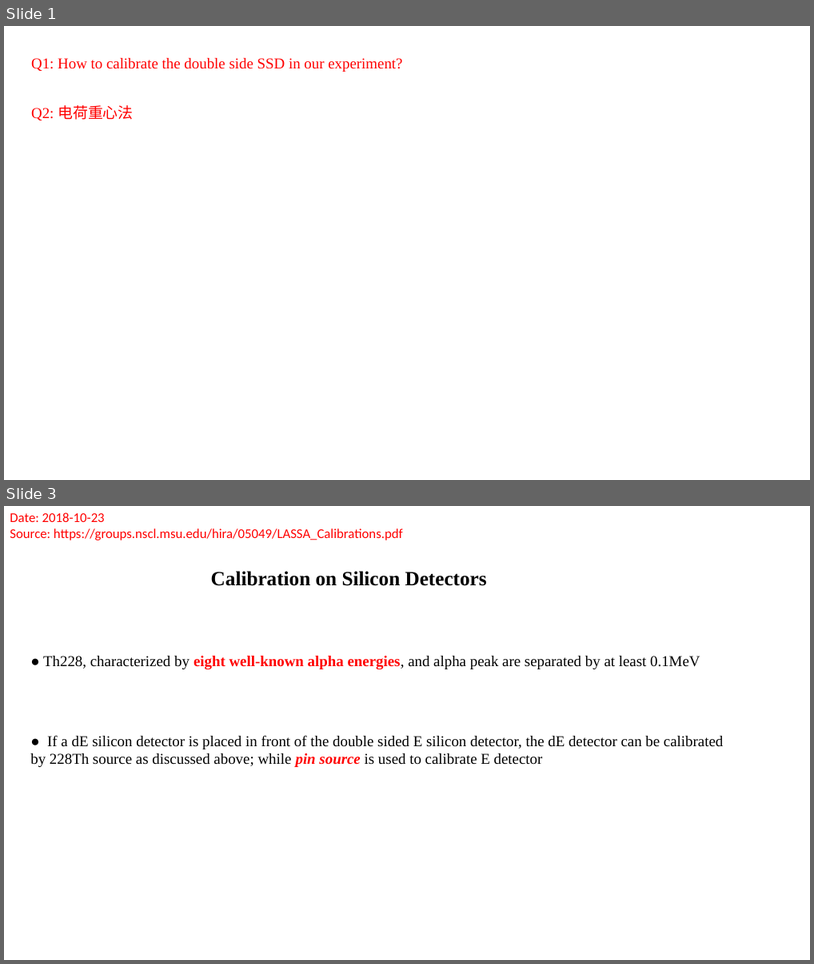
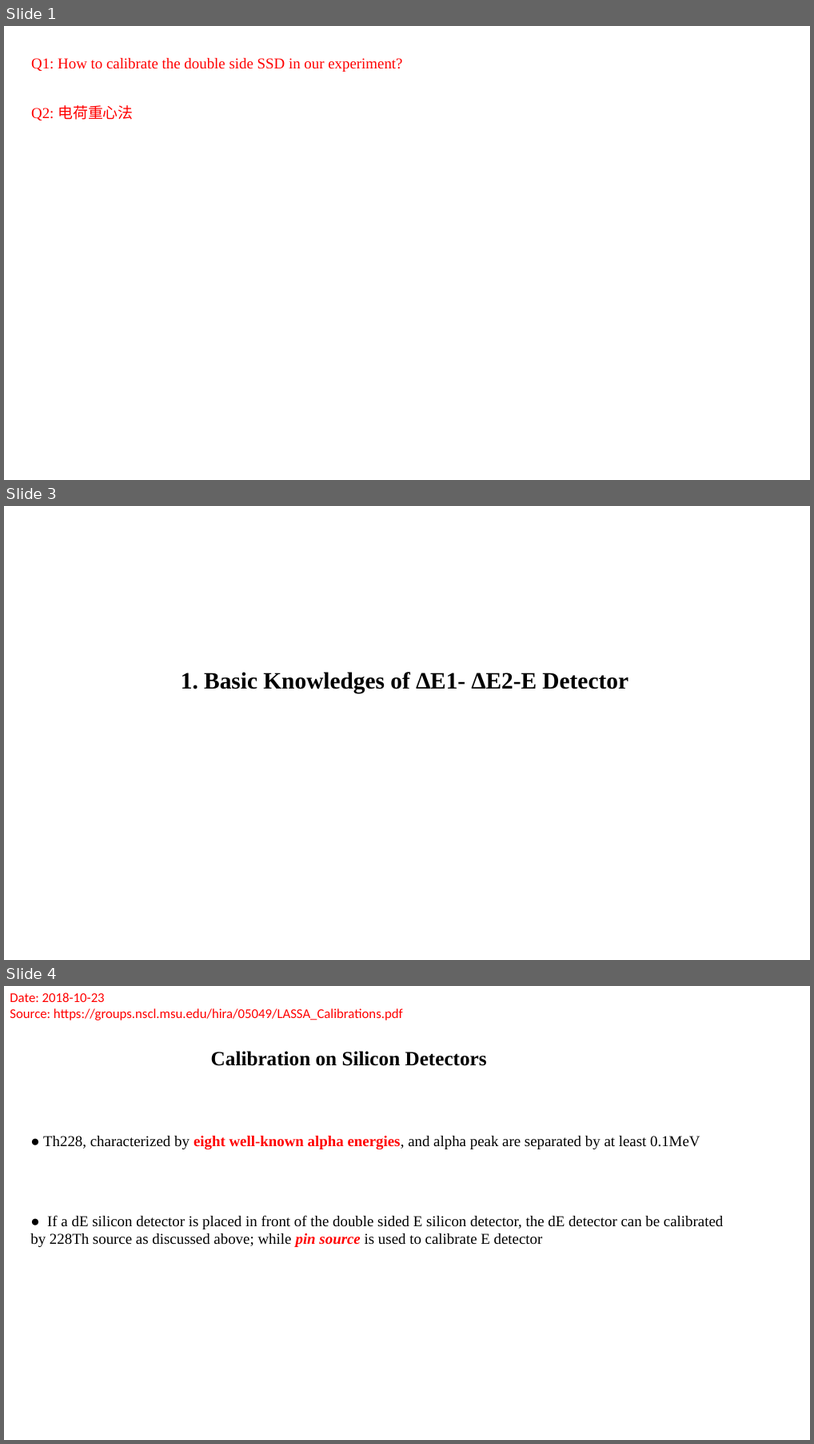
Before and after one commit to gfh16/StudyNotes, a slide deck: 03DE-E-Detector.pptx. Shown one above the other, each under a label of ours: slides 1 and 3 before the commit, slides 1, 3 and 4 after it; the slides between them are not shown. The pictures are 814x964 and 814x1444 pixels, drawn with LibreOffice and Linux fonts; fonts in the diff are those of the drawing. Boxes give left, top, right and bottom in pixels: in the first picture for what was removed or moved away, otherwise in the second. Text is boxed around its words. In the diff, an @@ line names an element or a change of style, - is before the commit and + after.

```diff
--- a/03DE-E-Detector.pptx
+++ b/03DE-E-Detector.pptx
@@ slide 3 added at (4, 506, 810, 960), background #FFFFFF @@
@@ text added at (181, 672, 629, 693), 28 pt, text #000000, bold @@
+1. Basic Knowledges of ∆E1- ∆E2-E Detector
@@ what was slide 3 is now slide 4 @@
```
Also in this commit, not shown: 18 other slides added, 2 other files.
